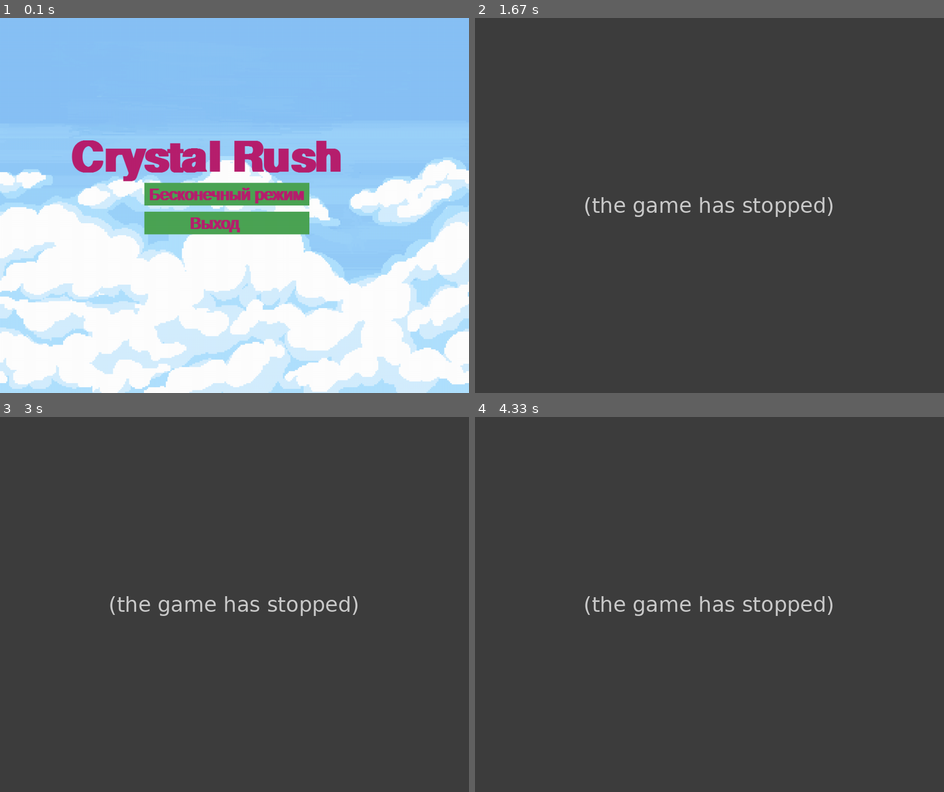
Above: before the commit, frames 1-4 (two rows, left to right).
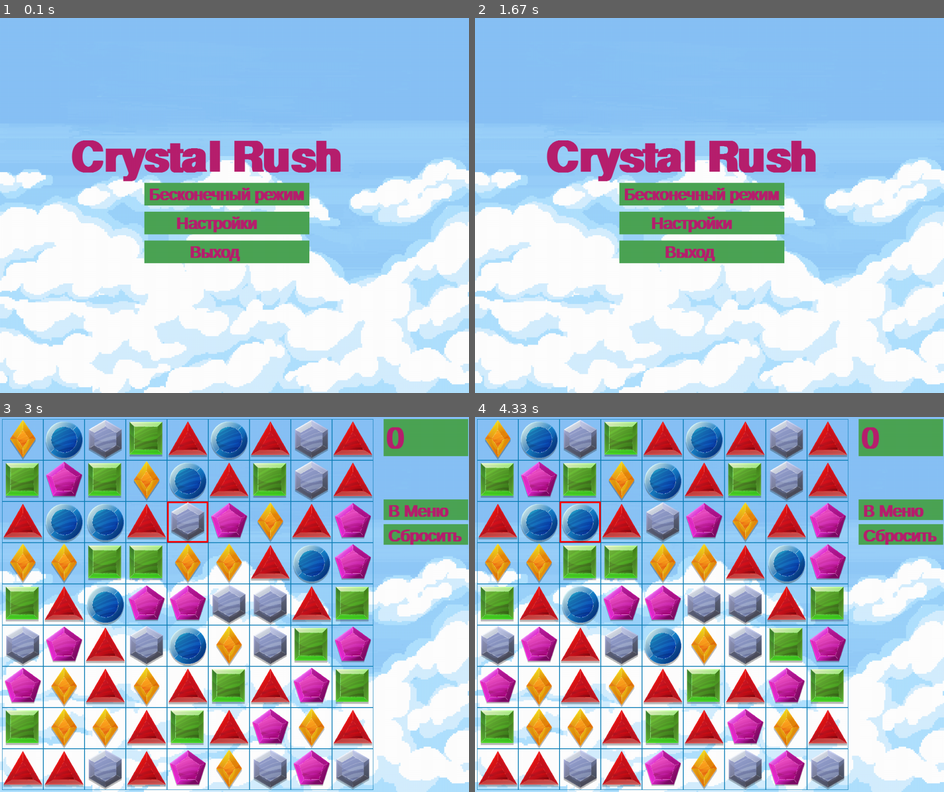
Above: after the commit, the same moments.

Repository: ArturKL/PyGameProject
Game: pygame game, started from main.py
Two runs of this game, one before a commit and one after it. Both use one fixed random seed, a clock stepped at 60 frames per second and the inputs below.
Inputs (mouse positions are in pixels of both pictures, inside the frame that each line leads up to):
- Up to frame 1 (0.1 s): no input
- Up to frame 2 (1.67 s): click (690, 220) at 0.38 s; click (704, 153) at 0.72 s; click (756, 153) at 1.05 s; click (709, 235) at 1.38 s
- Up to frame 3 (3 s): click (243, 477) at 1.72 s; click (211, 702) at 2.05 s; click (225, 593) at 2.38 s; click (168, 525) at 2.72 s
- Up to frame 4 (4.33 s): click (831, 570) at 3.05 s; click (554, 642) at 3.38 s; click (564, 555) at 3.72 s; click (573, 533) at 4.05 s

The runs differ from the first frame. In frame 1, 2.5% of the frame differs, in the area x 30-66%, y 52-66%; in frame 2, 100%, in the area x 0-100%, y 0-100%; in frame 3, 100%; in frame 4, 100%.
Before the commit the program exited at 0.38 s; later frames show no game.

Commit message:
Настройки

Diff:
--- a/main.py
+++ b/main.py
@@ -15,6 +15,7 @@
 WAIT = 30
 IS_MOVING = False
 STARTSCREEN = True
+SETTINGS = False
 TEXTLCOLOR = (184, 32, 111)
 BUTTONCOLOR = (76, 165, 85)
 SCORE = 0
@@ -22,6 +23,7 @@
 CRYSTALBREAKSOUND.set_volume(0.2)
 pygame.mixer.music.load('data\music.mp3')
 pygame.mixer.music.set_volume(0.5)
+MUSICVOLUME = int(pygame.mixer.music.get_volume() * 100)
 pygame.mixer.music.play(1)
 
 
@@ -337,7 +339,7 @@
         self.type = tip
 
     def on_click(self):
-        global STARTSCREEN, board, SCORE
+        global STARTSCREEN, board, SCORE, SETTINGS, MUSICVOLUME
         if self.type == 'endless':
             STARTSCREEN = False
         elif self.type == 'exit':
@@ -345,9 +347,21 @@
             sys.exit()
         elif self.type == 'home':
             STARTSCREEN = True
+            SETTINGS = False
         elif self.type == 'reset':
             board = Board(9, 9)
             SCORE = 0
+        elif self.type == 'settings':
+            SETTINGS = True
+            STARTSCREEN = False
+        elif self.type == 'plus':
+            if MUSICVOLUME < 100:
+                MUSICVOLUME += 10
+                pygame.mixer.music.set_volume(MUSICVOLUME / 100)
+        elif self.type == 'minus':
+            if MUSICVOLUME > 0:
+                MUSICVOLUME -= 10
+                pygame.mixer.music.set_volume(MUSICVOLUME/ 100)
 
 
 class Score:
@@ -382,7 +396,8 @@
     background.draw(screen)
     screen.blit(game_name, (170, 290))
     Button('Бесконечный режим', (350, 400), (400, 55), 'endless')
-    Button('         Выход', (350, 470), (400, 55), 'exit')
+    Button('      Настройки', (350, 470), (400, 55), 'settings')
+    Button('         Выход', (350, 540), (400, 55), 'exit')
     buttons.draw(screen)
     STARTSCREEN = True
     pygame.display.flip()
@@ -401,6 +416,37 @@
     score = Score()
 
 
+def settings():
+    global STARTSCREEN, SETTINGS, MUSICVOLUME
+    buttons.empty()
+    font1 = pygame.font.SysFont('thaoma', 150)
+    font1.set_bold(1)
+    font2 = pygame.font.SysFont('arial', 40)
+    font2.set_bold(1)
+    Button('Громкость музыки: ', (150, 300), (370, 50), 'empty')
+    Button('-', (530, 300), (50, 50), 'minus')
+    Button('+', (660, 300), (50, 50), 'plus')
+    Button('В Меню', (480, 500), (180, 50), 'home')
+    while SETTINGS:
+        for event in pygame.event.get():
+            if event.type == pygame.QUIT:
+                pygame.quit()
+                sys.exit()
+            if event.type == pygame.MOUSEBUTTONDOWN:
+                cursor.on_click(event.pos)
+        screen.fill((0, 0, 0))
+        background.draw(screen)
+        all_sprites.update()
+        settings_text = font1.render('Настройки', 1, TEXTLCOLOR)
+        volume = font2.render(str(MUSICVOLUME), 1, TEXTLCOLOR)
+        screen.blit(settings_text, (250, 80))
+        screen.blit(volume, (590, 300))
+        buttons.draw(screen)
+        pygame.display.flip()
+
+    STARTSCREEN = True
+
+
 start_screen()
 while running:
     score = Score()
@@ -415,6 +461,9 @@
             IS_MOVING = False
     if board.find_empty():
         board.board_gravity()
+
+    if SETTINGS:
+        settings()
     if STARTSCREEN:
         start_screen()
     c_sprites.update()
